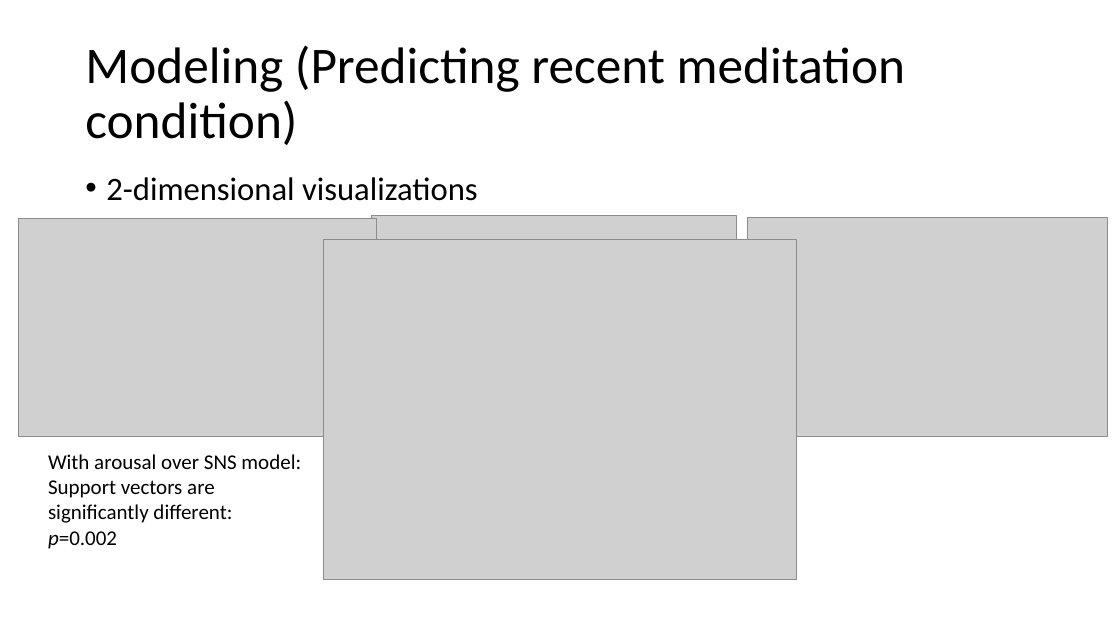
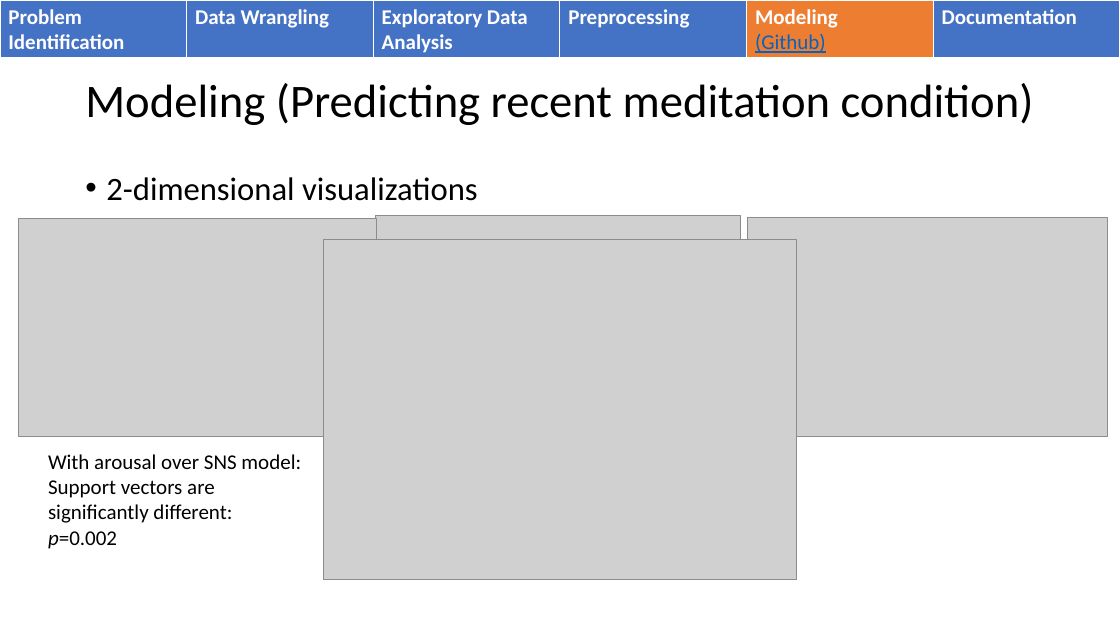
Before and after one commit to WalterPiTheScienceGuy/Springboard_Capstone2, a slide deck: slide 19 of Capstone2/reports/Springboard Capstone 2 ppt.pptx (slide 20 before the commit). Drawn at 1120x630 pixels with LibreOffice and Linux fonts; fonts in the diff are those of the drawing; grey boxes stand for pictures. Boxes give left, top, right and bottom in pixels: in the first picture for what was removed or moved away, otherwise in the second. Text is boxed around its words. In the diff, an @@ line names an element or a change of style, - is before the commit and + after.

```diff
--- a/Capstone2/reports/Springboard Capstone 2 ppt.pptx
+++ b/Capstone2/reports/Springboard Capstone 2 ppt.pptx
@@ table added at (0,0,1119,59), 1 rows, 6 columns @@
+Problem Identification | Data Wrangling | Exploratory Data Analysis | Preprocessing | Modeling / (Github) | Documentation
@@ title "Modeling (Predicting recent meditation condition)": place and size @@
-title "Modeling (Predicting recent meditation condition)" at (85,45,905,145)
+title "Modeling (Predicting recent meditation condition)" at (85,83,1034,125)
@@ title "Modeling (Predicting recent meditation condition)" at (85,83,1034,125): size 44 to 40 pt @@
@@ picture: place and size @@
-picture at (371,216,736,439)
+picture at (376,216,740,439)
```
Also in this commit, not shown: 19 other slides changed, 1 slide added, 2 slides removed.
